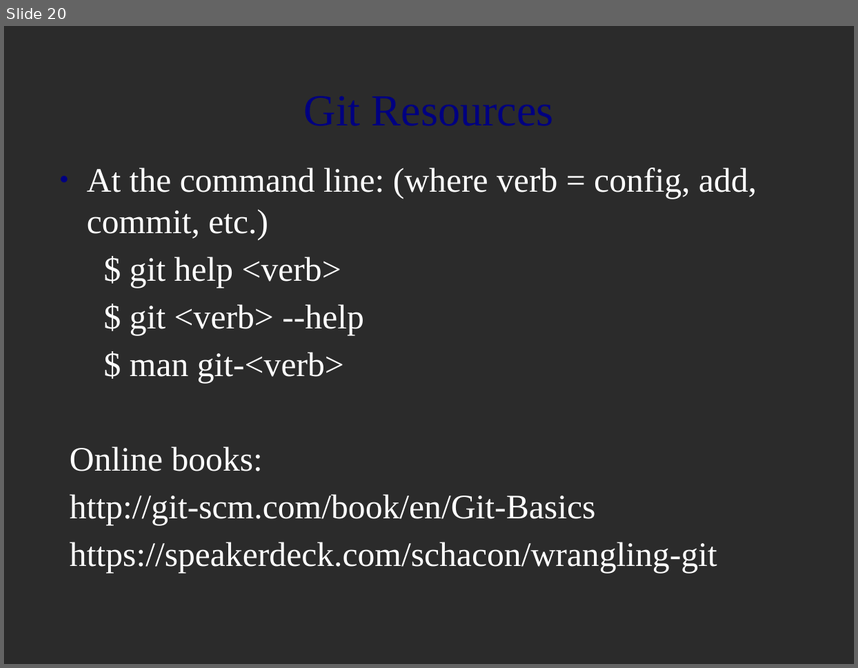
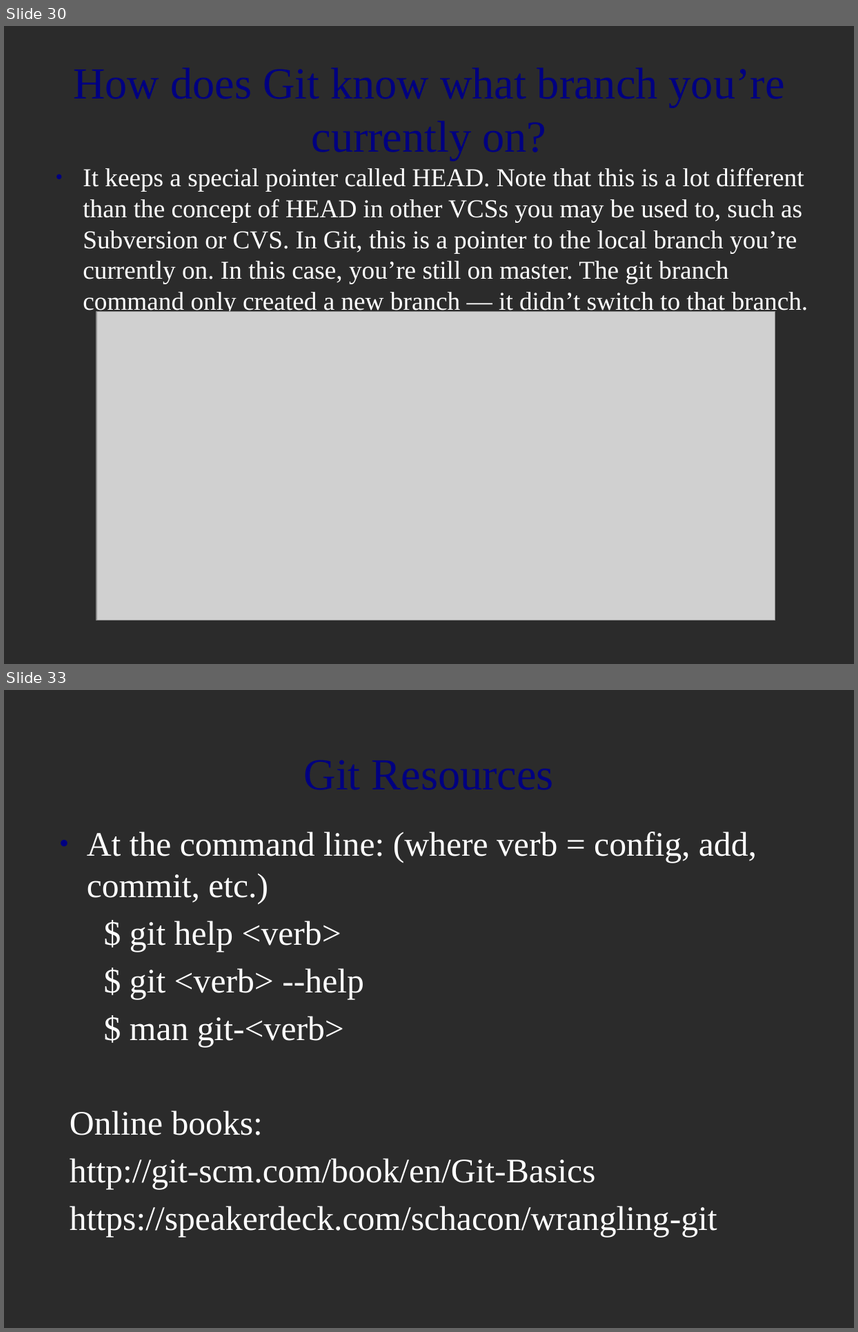
Before and after one commit to MariamP/myRepo, a slide deck: git_intro.odp. Shown one above the other, each under a label of ours: slide 20 before the commit, slides 30 and 33 after it; the slides between them are not shown. The pictures are 858x668 and 858x1332 pixels, drawn with LibreOffice and Linux fonts; fonts in the diff are those of the drawing; grey boxes stand for pictures; background and template pictures are left out; a plain dark background stands for a picture behind light text. Boxes give left, top, right and bottom in pixels: in the first picture for what was removed or moved away, otherwise in the second. Text is boxed around its words. In the diff, an @@ line names an element or a change of style, - is before the commit and + after.

Commit message:
- Added information about tagging and branching in Git.

```diff
--- a/git_intro.odp
+++ b/git_intro.odp
@@ slide 30 added at <box>4,26,854,664</box>, background picture (left out) @@
@@ text added at <box>83,167,809,314</box>, 24 pt, text #FFFFFF @@
+● It keeps a special pointer called HEAD. Note that this is a lot different than the concept of HEAD in other VCSs you may be used to, such as Subversion or CVS. In Git, this is a pointer to the local branch you’re currently on. In this case, you’re still on master. The git branch command only created a new branch — it didn’t switch to that branch.
@@ title added at <box>83,230,797,284</box>, 41.4 pt, text #000080 @@
+How does Git know what branch you’re currently on?
@@ picture added at <box>96,312,775,620</box> @@
@@ what was slide 20 is now slide 33 @@
```
Also in this commit, not shown: 12 other slides added.
